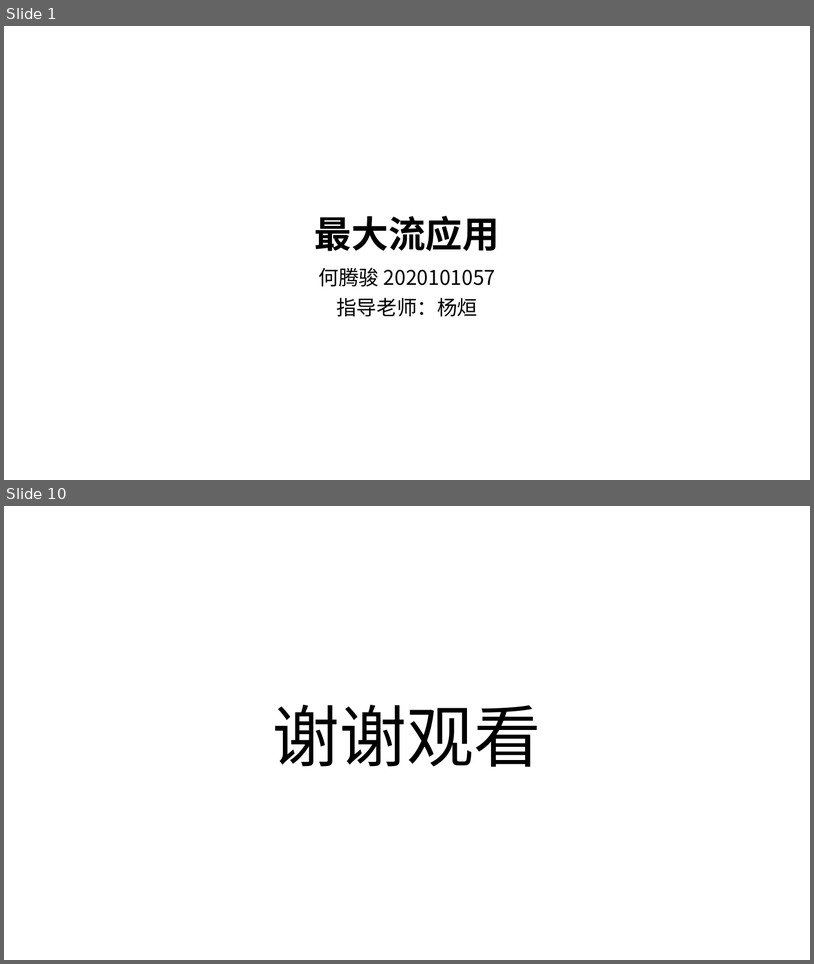
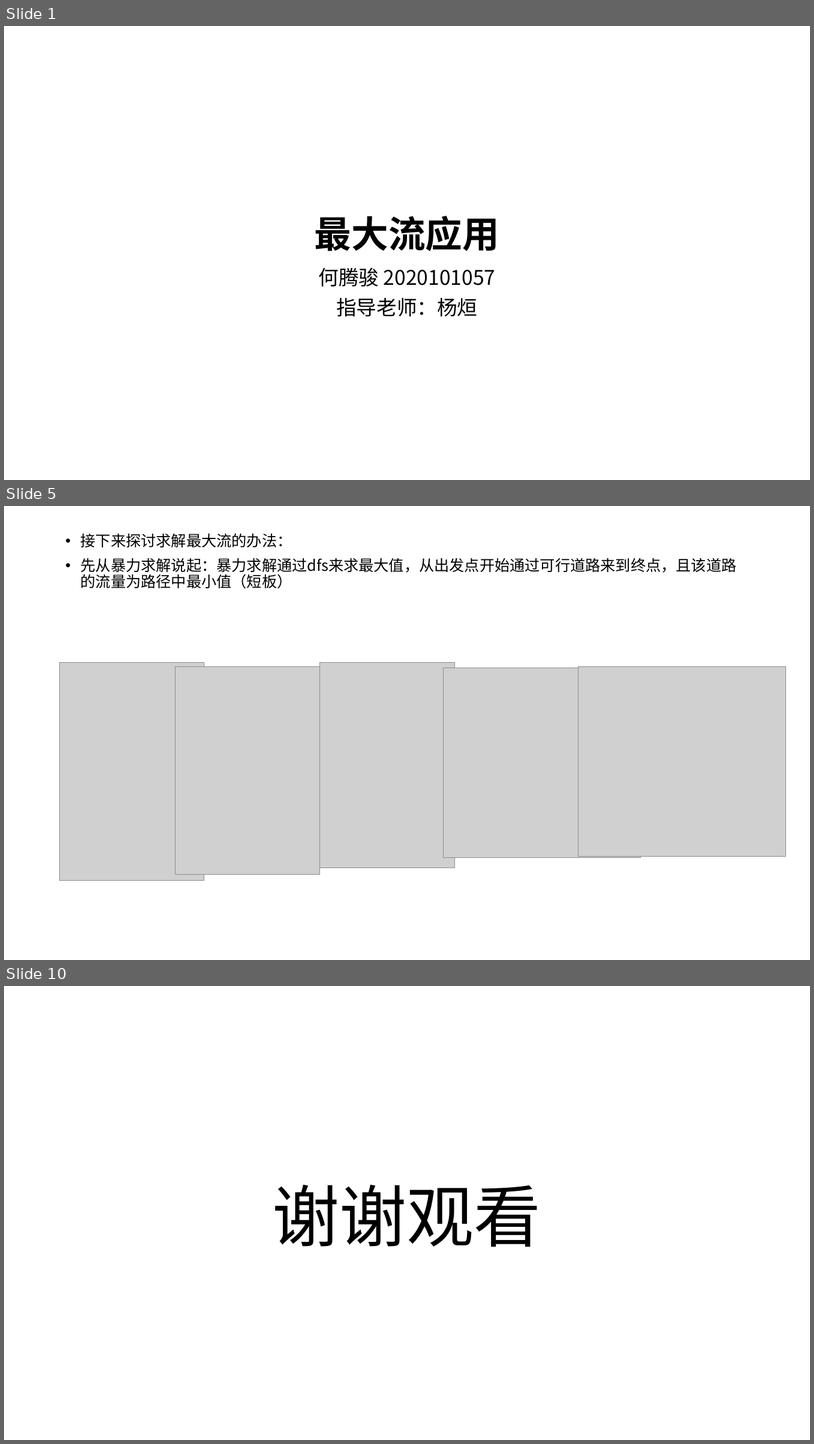
Before and after one commit to VirtualPuffer/Algorithm_Experiment, a slide deck: report/实验6/算法实验06.pptx. Shown one above the other, each under a label of ours: slides 1 and 10 before the commit, slides 1, 5 and 10 after it; the slides between them are not shown. The pictures are 814x964 and 814x1444 pixels, drawn with LibreOffice and Linux fonts; fonts in the diff are those of the drawing; grey boxes stand for pictures. Boxes give left, top, right and bottom in pixels: in the first picture for what was removed or moved away, otherwise in the second. Text is boxed around its words. In the diff, an @@ line names an element or a change of style, - is before the commit and + after.

```diff
--- a/report/实验6/算法实验06.pptx
+++ b/report/实验6/算法实验06.pptx
@@ slide 5 added at (4,506,810,960), background #FFFFFF @@
@@ text added at (81,533,737,589), 18 pt, text #000000 @@
+• 接下来探讨求解最大流的办法：
+• 先从暴力求解说起：暴力求解通过dfs来求最大值，从出发点开始通过可行道路来到终点，且该道路的流量为路径中最小值（短板）
@@ picture added at (60,663,205,880) @@
@@ picture added at (175,667,320,874) @@
@@ picture added at (320,663,455,868) @@
@@ picture added at (579,667,787,856) @@
@@ picture added at (444,668,642,858) @@
```
Also in this commit, not shown: 1 slide changed, 6 other slides added, 7 slides removed, 2 other files.
